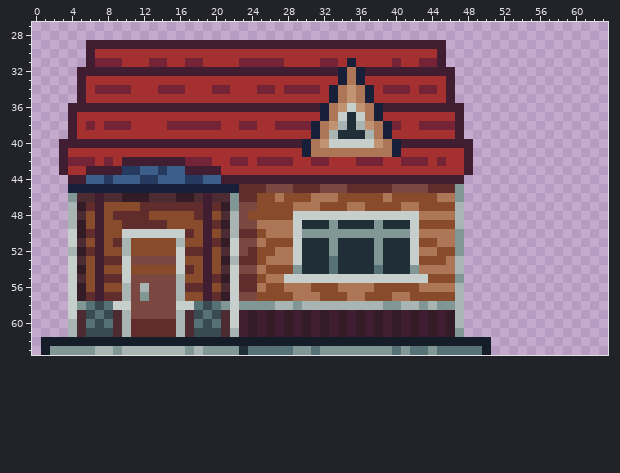
File history of a pixel-art sprite, public/assets/House8.png. The picture above is the old version.
The file is 64x64 pixels. Shown: x 0..63, y 27..63. The old version is drawn lined up with the new one.
The result:
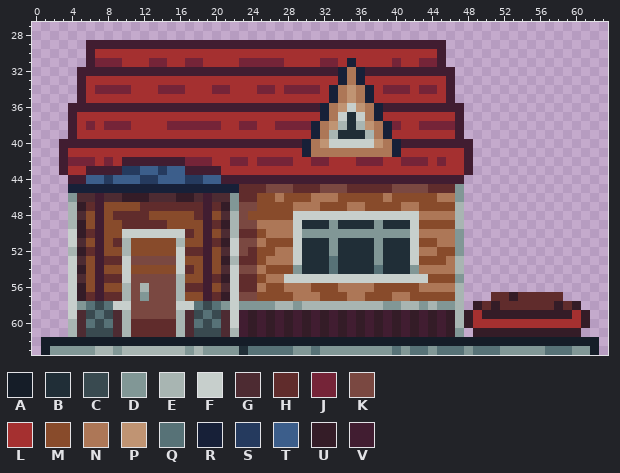
Palette (. is transparent): A #151d28  B #202e37  C #394a50  D #819796  E #a8b5b2  F #c7cfcc  G #4d2b32  H #602c2c  J #752438  K #7a4841  L #a53030  M #884b2b  N #ad7757  P #c09473  Q #577277  R #172038  S #253a5e  T #3c5e8b  U #341c27  V #411d31
The author wrote: Changed the house art to include the pot and added the inner house art
The exact change:
whole drawing moved by -6,+0 (the old picture is shown already moved)
The edit adds colour A in row 62 at x 51 to 62; in row 63 at x 62.
The edit adds colour D in row 63 at x 52 to 56 and 60 to 61.
Colour Q gives way to colour D in row 63 at x 48.
The edit adds colour H in row 57 at x 51 to 52 and 54 to 58; in row 58 at x 50, 52 to 57 and 59.
The edit adds colour L in row 59 at x 49 and 60; in row 60 at x 49 to 60.
The edit adds colour Q in row 63 at x 51 and 57 to 59.
Colour A gives way to colour Q in row 63 at x 50.
The edit adds colour U in row 57 at x 53; in row 58 at x 49, 51, 58 and 60; in row 59 at x 48, 50 to 59 and 61; in row 60 at x 48 and 61; in row 61 at x 49 to 60.
Changed places in both pictures, as pixel boxes (x1, y1, x2, y2):
changed: (464, 292, 599, 355)
